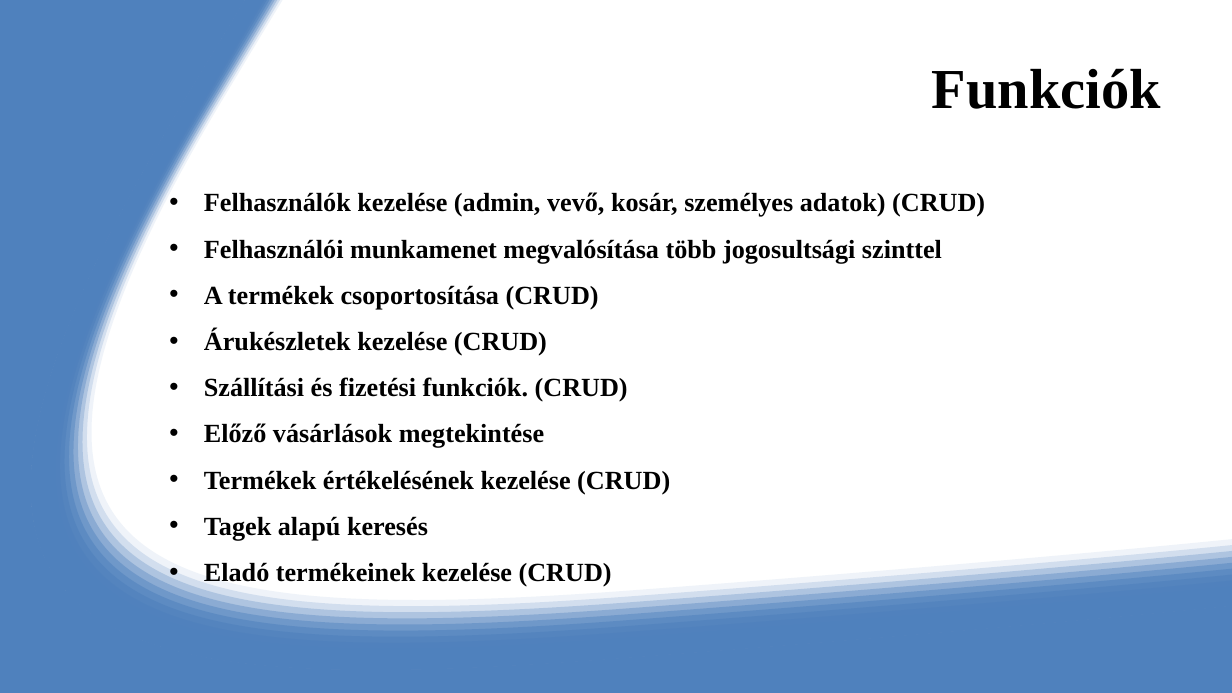
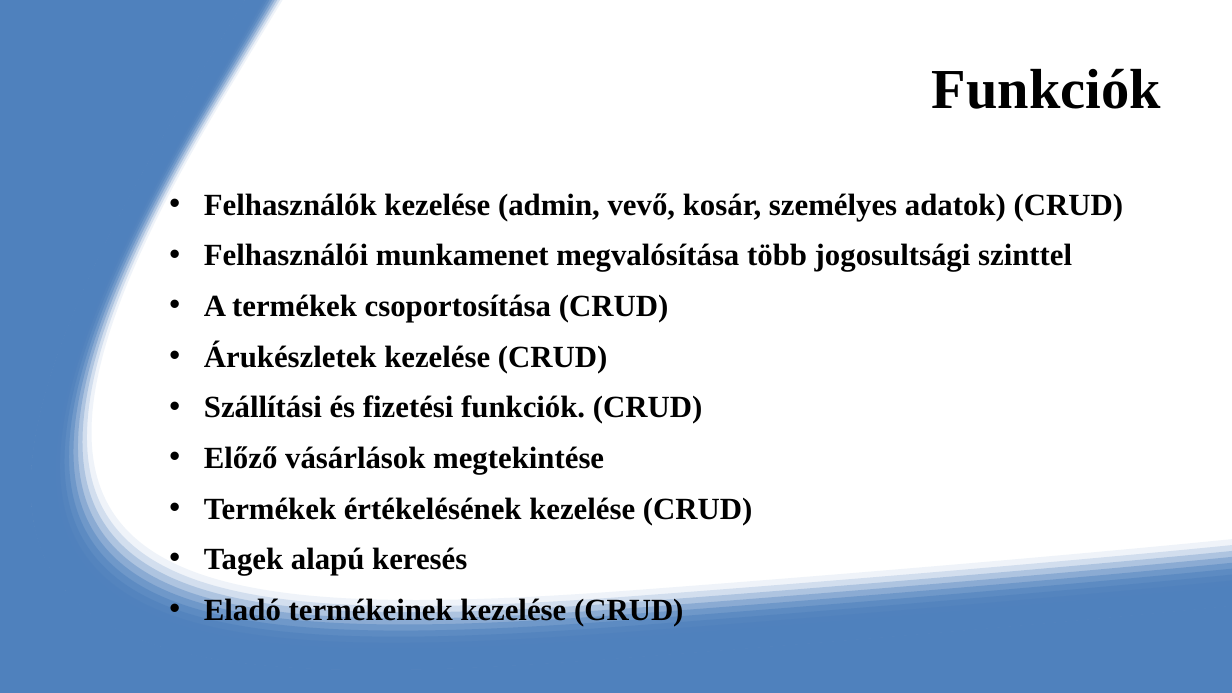
Before and after one commit to NoSignificantFrustration/RF1, a slide deck: slide 3 of Projekt_bemutatás.pptx (slide 8 before the commit). Drawn at 1232x693 pixels with LibreOffice and Linux fonts; fonts in the diff are those of the drawing. Boxes give left, top, right and bottom in pixels: in the first picture for what was removed or moved away, otherwise in the second. Text is boxed around its words. In the diff, an @@ line names an element or a change of style, - is before the commit and + after.

```diff
--- a/Projekt_bemutatás.pptx
+++ b/Projekt_bemutatás.pptx
@@ text "Felhasználók kezelése (admin, vevő, kosár, ..." at box(204, 193, 1124, 626): size 20.4 to 24 pt; line spacing 1.47 to 1.37 @@
```
Also in this commit, not shown: 4 other slides changed, 3 slides removed.
